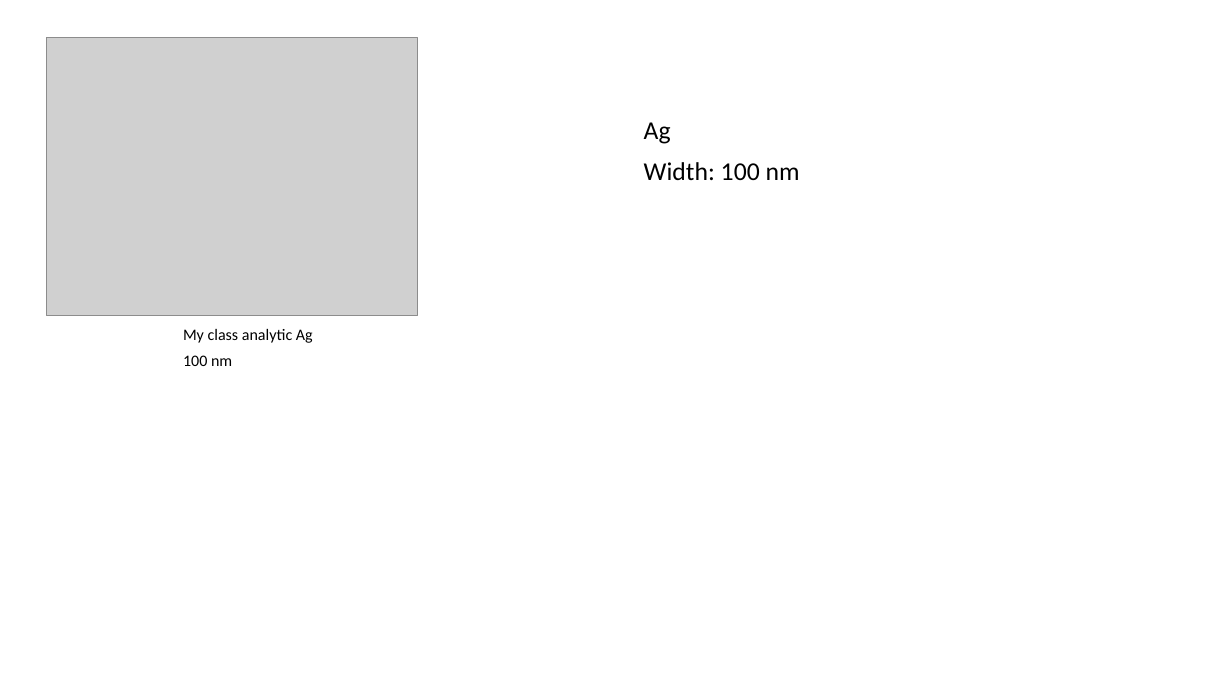
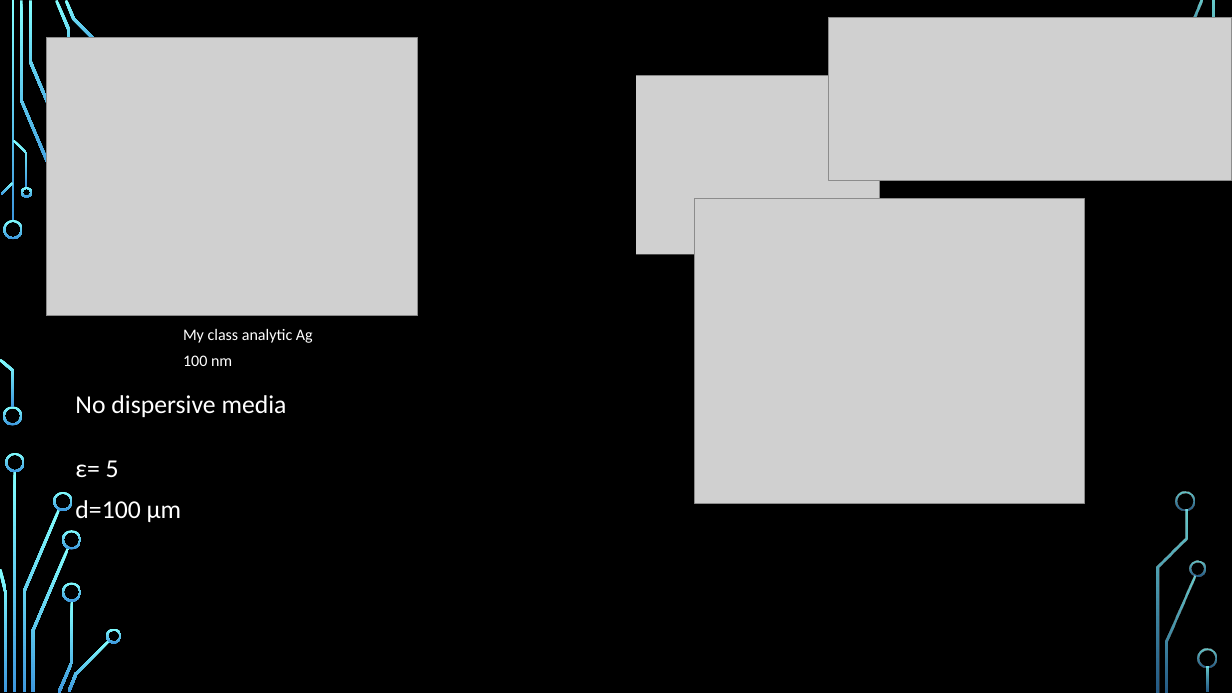
Before and after one commit to Mpedrosab/MCFNL2020, a slide deck: slide 7 of Proposal8_dispersiveFDTD/power_dispersion.pptx (slide 2 before the commit). Drawn at 1232x693 pixels with LibreOffice and Linux fonts; fonts in the diff are those of the drawing; grey boxes stand for pictures; background and template pictures are left out. Boxes give left, top, right and bottom in pixels: in the first picture for what was removed or moved away, otherwise in the second. Text is boxed around its words. In the diff, an @@ line names an element or a change of style, - is before the commit and + after.

```diff
--- a/Proposal8_dispersiveFDTD/power_dispersion.pptx
+++ b/Proposal8_dispersiveFDTD/power_dispersion.pptx
@@ background #FFFFFF to picture (left out) @@
@@ picture added at (829, 18, 1232, 180) @@
@@ picture added at (636, 76, 880, 255) @@
@@ text removed at (644, 122, 800, 180) @@
-Ag
-Width: 100 nm
@@ picture added at (695, 199, 1084, 504) @@
@@ text "My class analytic Ag" at (183, 329, 313, 366): text colour #000000 to #FFFFFF @@
@@ text added at (75, 395, 287, 417), 20 pt, text #FFFFFF @@
+No dispersive media
@@ text added at (75, 460, 182, 522), 20 pt, text #FFFFFF @@
+ε= 5
+d=100 μm
@@ group added at (0, 0, 1217, 693): 27 freeform shapes, 3 rectangles @@
```
Also in this commit, not shown: 2 other slides changed, 5 slides added, 2 slides removed, 2 other files.
